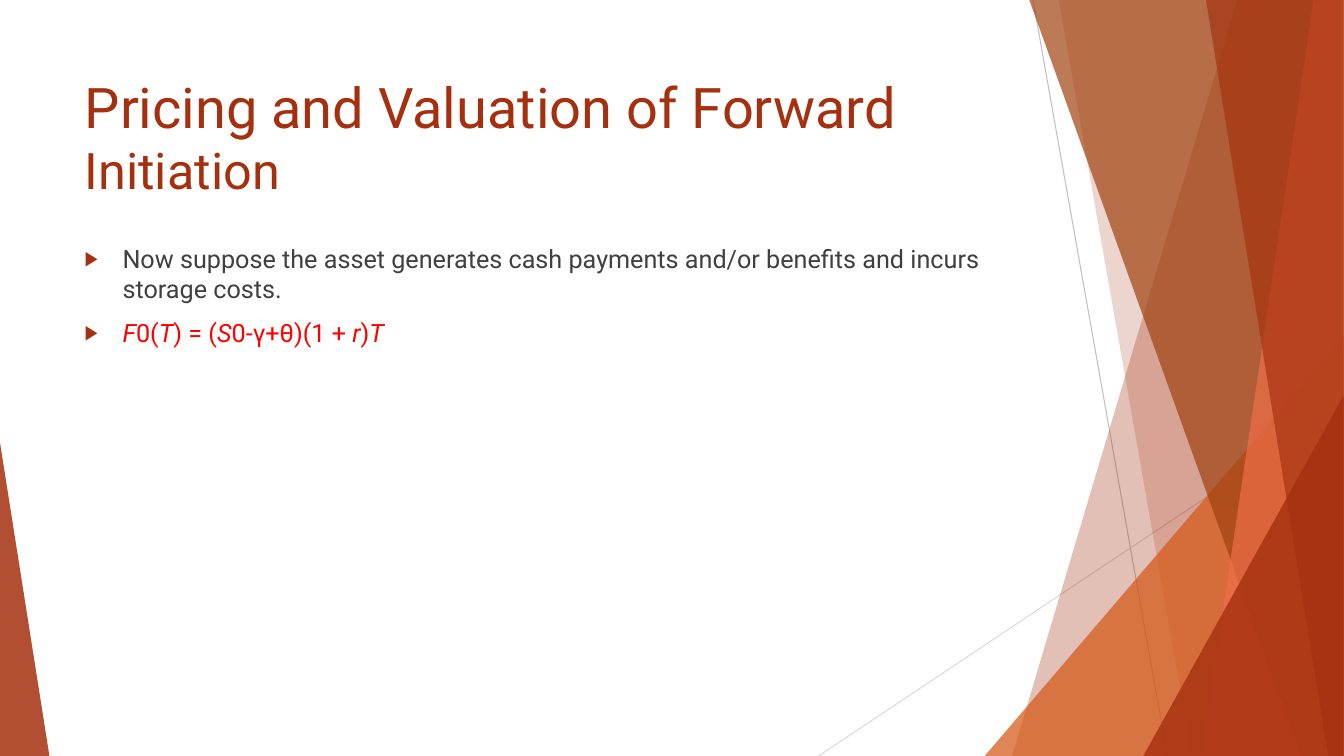
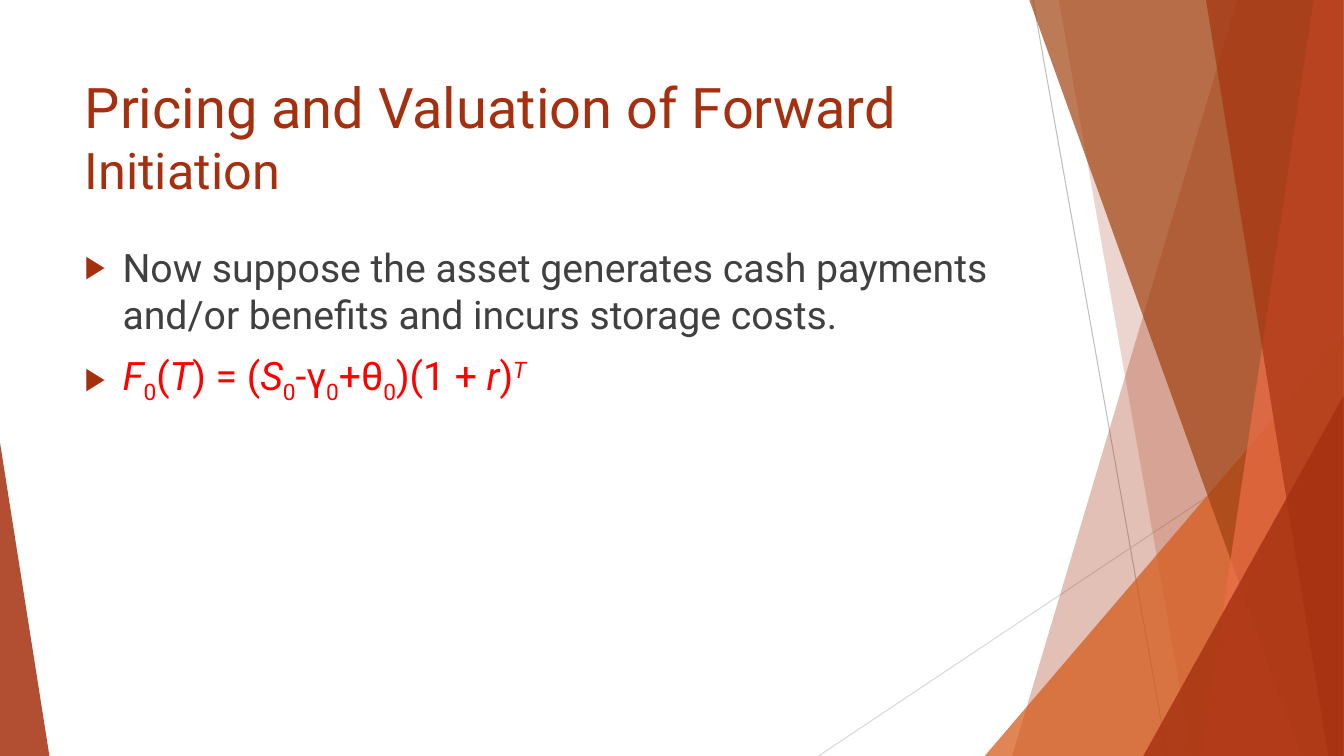
Before and after one commit to Isco0530/data, a slide deck: slide 15 of Reading 46.pptx (slide 16 before the commit). Drawn at 1344x756 pixels with LibreOffice and Linux fonts; fonts in the diff are those of the drawing. Boxes give left, top, right and bottom in pixels: in the first picture for what was removed or moved away, otherwise in the second. Text is boxed around its words. In the diff, an @@ line names an element or a change of style, - is before the commit and + after.

```diff
--- a/Reading 46.pptx
+++ b/Reading 46.pptx
@@ text at [123, 252, 987, 337]: size 18 to 28 pt in "Now suppose the asset generates cash payments ..." @@
@@ text at [156, 358, 526, 399]: text changed; size 18 to 28 pt @@
-▶ F0(T) = (S0-γ+θ)(1 + r)T
+▶ F0(T) = (S0-γ0+θ0)(1 + r)T
```
Also in this commit, not shown: 3 other slides changed, 4 slides added.
